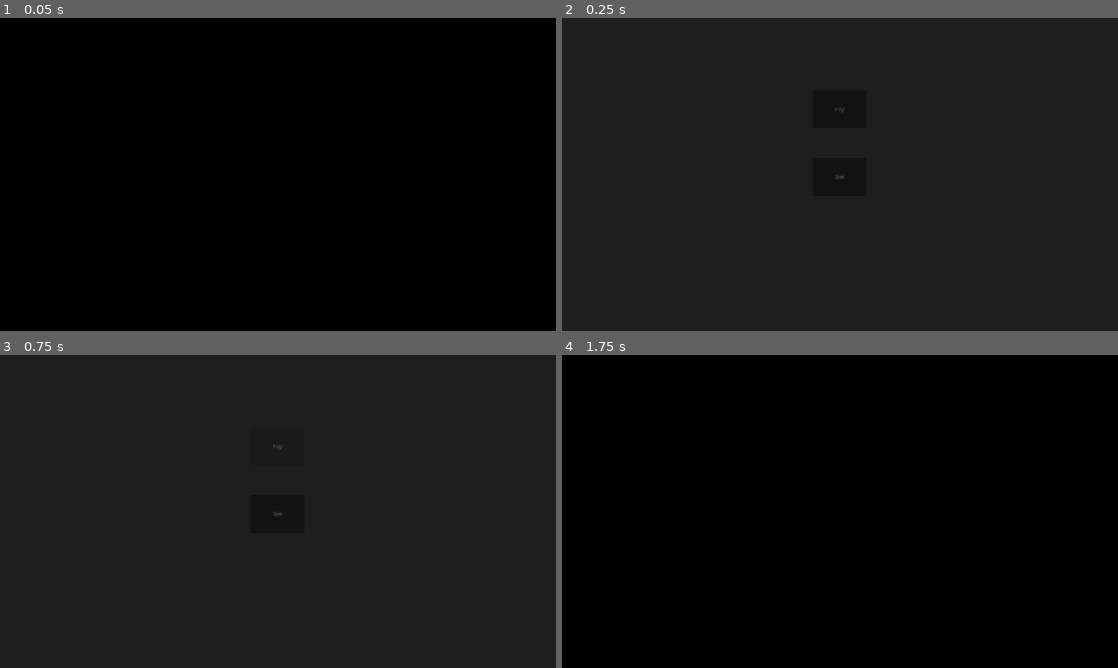
Above: before the commit, frames 1-4 (two rows, left to right).
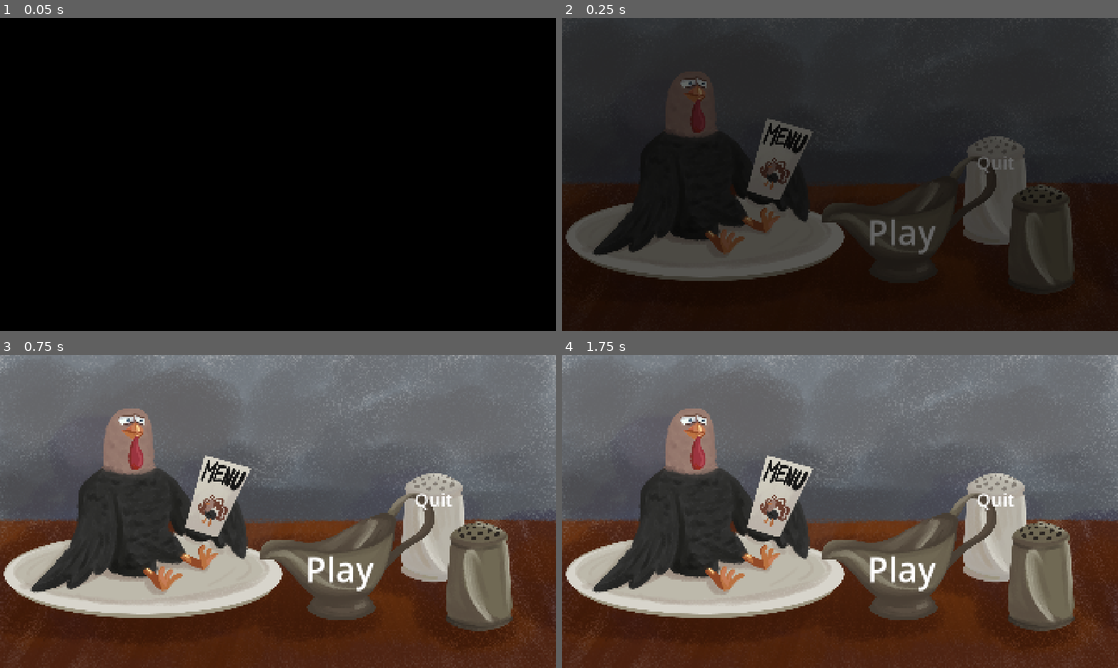
Above: after the commit, the same moments.

Repository: bustlingbungus/dev-l-up-jam-2026
Game: Godot game, scene res://Scenes/Titlescreen.tscn
Two runs of this game, one before a commit and one after it. Both use one fixed random seed, a clock stepped at 60 frames per second and the inputs below.
Inputs (mouse positions are in pixels of both pictures, inside the frame that each line leads up to):
- Up to frame 1 (0.05 s): no input
- Up to frame 2 (0.25 s): no input
- Up to frame 3 (0.75 s): click (278, 445) at 0.5 s, where only the run before the commit has a clickable "Play"
- Up to frame 4 (1.75 s): tap Enter (ui_accept) at 1.25, 1.52 s; move the mouse to (962, 495) at 1.27 s; tap Space (ui_select) at 1.35 s; click (962, 495) at 1.42 s

Frame 1 is identical in both runs. In frame 2, 28% of the frame differs, in the area x 0-100%, y 0-100%; in frame 3, 93%; in frame 4, 100%.

Commit message:
erase now only triggers on mouse down. new sprites for rulesheets

Diff:
--- a/Prefabs/Menus/Draggables/DraggableRulesheet1.tscn
+++ b/Prefabs/Menus/Draggables/DraggableRulesheet1.tscn
@@ -1,17 +1,17 @@
 [gd_scene format=3 uid="uid://cy8771lqnyykn"]
 
-[ext_resource type="Texture2D" uid="uid://boyreiq7xqw0t" path="res://Art Assets/Placeholder/MedicPFP.png" id="1_j7a7l"]
+[ext_resource type="Texture2D" uid="uid://cel0wu6u5fyfj" path="res://Art Assets/None_Restrictions_mini.png" id="1_nhlwn"]
 [ext_resource type="Script" uid="uid://d1rf8jwv4350v" path="res://Scripts/draggable_menu.gd" id="2_nhlwn"]
 [ext_resource type="PackedScene" uid="uid://dynjnpo0fep3" path="res://Prefabs/Menus/FullMenus/Rulesheet1.tscn" id="3_nhlwn"]
 [ext_resource type="AudioStream" uid="uid://cgnbwq7sa1lu3" path="res://Audio Assets/PagePickupDrop.wav" id="4_nhlwn"]
 
 [sub_resource type="RectangleShape2D" id="RectangleShape2D_1in3n"]
-size = Vector2(635.82086, 522.388)
+size = Vector2(247.7612, 304.4776)
 
 [node name="DraggableMenu" type="Sprite2D" unique_id=1353970121]
 process_mode = 3
 scale = Vector2(0.335, 0.335)
-texture = ExtResource("1_j7a7l")
+texture = ExtResource("1_nhlwn")
 script = ExtResource("2_nhlwn")
 MaximizedMenu = ExtResource("3_nhlwn")
 SubmissionTravelTime = 1.5
@@ -19,7 +19,7 @@
 [node name="Area2D" type="Area2D" parent="." unique_id=1016613155]
 
 [node name="CollisionShape2D" type="CollisionShape2D" parent="Area2D" unique_id=1858935037]
-position = Vector2(1.4925373, 1.4925241)
+position = Vector2(-1.4925258, 0)
 shape = SubResource("RectangleShape2D_1in3n")
 
 [node name="PagePickupDrop" type="AudioStreamPlayer" parent="." unique_id=46453586]
--- a/Prefabs/Menus/Draggables/DraggableRulesheet2.tscn
+++ b/Prefabs/Menus/Draggables/DraggableRulesheet2.tscn
@@ -1,25 +1,25 @@
 [gd_scene format=3 uid="uid://d4irb4yfub0rs"]
 
-[ext_resource type="Texture2D" uid="uid://boyreiq7xqw0t" path="res://Art Assets/Placeholder/MedicPFP.png" id="1_vyuw6"]
+[ext_resource type="Texture2D" uid="uid://cel0wu6u5fyfj" path="res://Art Assets/None_Restrictions_mini.png" id="1_212sm"]
 [ext_resource type="Script" uid="uid://d1rf8jwv4350v" path="res://Scripts/draggable_menu.gd" id="2_212sm"]
-[ext_resource type="PackedScene" uid="uid://hd85cye4o88s" path="res://Prefabs/Menus/FullMenus/Rulesheet2.tscn" id="3_vyuw6"]
+[ext_resource type="PackedScene" uid="uid://dmcapf2g4vqff" path="res://Prefabs/Menus/FullMenus/Rulesheet2.tscn" id="3_212sm"]
 [ext_resource type="AudioStream" uid="uid://cgnbwq7sa1lu3" path="res://Audio Assets/PagePickupDrop.wav" id="4_212sm"]
 
 [sub_resource type="RectangleShape2D" id="RectangleShape2D_1in3n"]
-size = Vector2(635.82086, 522.388)
+size = Vector2(250.74625, 301.49252)
 
 [node name="DraggableMenu" type="Sprite2D" unique_id=1353970121]
 process_mode = 3
 scale = Vector2(0.335, 0.335)
-texture = ExtResource("1_vyuw6")
+texture = ExtResource("1_212sm")
 script = ExtResource("2_212sm")
-MaximizedMenu = ExtResource("3_vyuw6")
+MaximizedMenu = ExtResource("3_212sm")
 SubmissionTravelTime = 1.5
 
 [node name="Area2D" type="Area2D" parent="." unique_id=1016613155]
 
 [node name="CollisionShape2D" type="CollisionShape2D" parent="Area2D" unique_id=1858935037]
-position = Vector2(1.4925373, 1.4925241)
+position = Vector2(0, 1.492543)
 shape = SubResource("RectangleShape2D_1in3n")
 
 [node name="PagePickupDrop" type="AudioStreamPlayer" parent="." unique_id=1813108916]
--- a/Prefabs/Menus/FullMenus/Rulesheet1.tscn
+++ b/Prefabs/Menus/FullMenus/Rulesheet1.tscn
@@ -1,45 +1,52 @@
 [gd_scene format=3 uid="uid://dynjnpo0fep3"]
 
-[ext_resource type="Texture2D" uid="uid://bjimqbhrbxryg" path="res://Art Assets/Menus/fancyish_try_blank.png" id="1_wqj4n"]
+[ext_resource type="Texture2D" uid="uid://dw7nh1erj4goy" path="res://Art Assets/None_Restrictions.png" id="1_3olte"]
 [ext_resource type="Script" uid="uid://cjxs8r8nevipf" path="res://Scripts/rulesheet.gd" id="2_dftx3"]
 [ext_resource type="PackedScene" uid="uid://dmnnmjpmf81gd" path="res://Prefabs/Words/RandomizedWord.tscn" id="3_vu0el"]
 
 [sub_resource type="RectangleShape2D" id="RectangleShape2D_1in3n"]
-size = Vector2(350, 552)
+size = Vector2(505.88235, 707.3529)
 
 [node name="Rulesheet" type="Sprite2D" unique_id=784805275 groups=["Rulesheet"]]
 z_index = -50
-texture = ExtResource("1_wqj4n")
+scale = Vector2(0.6, 0.6)
+texture = ExtResource("1_3olte")
 script = ExtResource("2_dftx3")
 ruletype = 1
 
 [node name="RandomizedWord" parent="." unique_id=63076526 instance=ExtResource("3_vu0el")]
-offset_left = -84.0
-offset_top = -121.0
-offset_right = 120.0
-offset_bottom = -94.0
+offset_left = -176.66666
+offset_top = 130.0
+offset_right = 176.66666
+offset_bottom = 190.0
 theme_override_colors/default_color = Color(0, 0, 0, 1)
+theme_override_font_sizes/normal_font_size = 32
+horizontal_alignment = 1
 Erasable = false
 
-[node name="RandomizedWord2" parent="." unique_id=2145242696 instance=ExtResource("3_vu0el")]
-offset_left = -85.0
-offset_top = -86.0
-offset_right = 119.0
-offset_bottom = -59.0
+[node name="RandomizedWord2" parent="." unique_id=1421839382 instance=ExtResource("3_vu0el")]
+offset_left = -193.33331
+offset_top = 65.00001
+offset_right = 200.0
+offset_bottom = 120.0
 theme_override_colors/default_color = Color(0, 0, 0, 1)
+theme_override_font_sizes/normal_font_size = 32
+horizontal_alignment = 1
 Erasable = false
 
 [node name="RichTextLabel" type="RichTextLabel" parent="." unique_id=2013539244]
-offset_left = -105.0
+offset_left = -219.99998
 offset_top = -231.0
-offset_right = 105.0
-offset_bottom = -159.0
+offset_right = 233.33333
+offset_bottom = 46.666656
 theme_override_colors/default_color = Color(0, 0, 0, 1)
-text = "For our feast, the following recipes will contain turkey"
+theme_override_font_sizes/normal_font_size = 48
+text = "From now on, the following items will be made using TURKEY"
 horizontal_alignment = 1
 
 [node name="Area2D" type="Area2D" parent="." unique_id=1956084323]
 
 [node name="CollisionShape2D" type="CollisionShape2D" parent="Area2D" unique_id=441280404]
-position = Vector2(1, 0)
+position = Vector2(2.8049239e-05, -2.205851)
+scale = Vector2(0.9999998, 0.9999998)
 shape = SubResource("RectangleShape2D_1in3n")
--- a/Prefabs/Menus/FullMenus/Rulesheet2.tscn
+++ b/Prefabs/Menus/FullMenus/Rulesheet2.tscn
@@ -1,44 +1,51 @@
-[gd_scene format=3 uid="uid://hd85cye4o88s"]
+[gd_scene format=3 uid="uid://dmcapf2g4vqff"]
 
-[ext_resource type="Texture2D" uid="uid://bjimqbhrbxryg" path="res://Art Assets/Menus/fancyish_try_blank.png" id="1_ml6fe"]
+[ext_resource type="Texture2D" uid="uid://dw7nh1erj4goy" path="res://Art Assets/None_Restrictions.png" id="1_ml6fe"]
 [ext_resource type="Script" uid="uid://cjxs8r8nevipf" path="res://Scripts/rulesheet.gd" id="2_8alrd"]
 [ext_resource type="PackedScene" uid="uid://dmnnmjpmf81gd" path="res://Prefabs/Words/RandomizedWord.tscn" id="3_ohftn"]
 
 [sub_resource type="RectangleShape2D" id="RectangleShape2D_1in3n"]
-size = Vector2(350, 552)
+size = Vector2(505.88235, 707.3529)
 
 [node name="Rulesheet" type="Sprite2D" unique_id=784805275 groups=["Rulesheet"]]
 z_index = -50
+scale = Vector2(0.6, 0.6)
 texture = ExtResource("1_ml6fe")
 script = ExtResource("2_8alrd")
 
-[node name="RandomizedWord2" parent="." unique_id=2145242696 instance=ExtResource("3_ohftn")]
-offset_left = -86.0
-offset_top = 83.0
-offset_right = 118.0
-offset_bottom = 110.0
+[node name="RandomizedWord" parent="." unique_id=63076526 instance=ExtResource("3_ohftn")]
+offset_left = -176.66666
+offset_top = 108.33333
+offset_right = 181.66666
+offset_bottom = 168.33331
 theme_override_colors/default_color = Color(0, 0, 0, 1)
+theme_override_font_sizes/normal_font_size = 32
+horizontal_alignment = 1
 Erasable = false
 
-[node name="RandomizedWord3" parent="." unique_id=1738702111 instance=ExtResource("3_ohftn")]
-offset_left = -87.0
-offset_top = 119.0
-offset_right = 117.0
-offset_bottom = 146.0
+[node name="RandomizedWord2" parent="." unique_id=1421839382 instance=ExtResource("3_ohftn")]
+offset_left = -186.66666
+offset_top = 36.666664
+offset_right = 186.66666
+offset_bottom = 91.66665
 theme_override_colors/default_color = Color(0, 0, 0, 1)
+theme_override_font_sizes/normal_font_size = 32
+horizontal_alignment = 1
 Erasable = false
 
 [node name="RichTextLabel" type="RichTextLabel" parent="." unique_id=2013539244]
-offset_left = -105.0
+offset_left = -208.33331
 offset_top = -231.0
-offset_right = 105.0
-offset_bottom = -137.0
+offset_right = 213.33331
+offset_bottom = 23.333328
 theme_override_colors/default_color = Color(0, 0, 0, 1)
-text = "The following items will be made with meat alternatives, or WITHOUT turkey:"
+theme_override_font_sizes/normal_font_size = 40
+text = "Henceforth, these recipes will be made with VEGAN SUBSTITUTES"
 horizontal_alignment = 1
 
 [node name="Area2D" type="Area2D" parent="." unique_id=1956084323]
 
 [node name="CollisionShape2D" type="CollisionShape2D" parent="Area2D" unique_id=441280404]
-position = Vector2(1, 0)
+position = Vector2(2.8049239e-05, -2.205851)
+scale = Vector2(0.9999998, 0.9999998)
 shape = SubResource("RectangleShape2D_1in3n")
--- a/Scenes/Titlescreen.tscn
+++ b/Scenes/Titlescreen.tscn
@@ -3,6 +3,7 @@
 [ext_resource type="Script" uid="uid://70qtaexi8dtd" path="res://Scripts/titlescreen.gd" id="1_que75"]
 [ext_resource type="Script" uid="uid://d33kbtc5jfvxk" path="res://Scripts/screenfade.gd" id="3_pwk6s"]
 [ext_resource type="PackedScene" uid="uid://c874niwsfs1ci" path="res://Scenes/IntroCutscene.tscn" id="3_yvq8y"]
+[ext_resource type="Texture2D" uid="uid://xree0yo8ddn0" path="res://Art Assets/None_Turkey.png" id="4_yvq8y"]
 
 [node name="Titlescreen" type="Control" unique_id=965093756]
 layout_mode = 3
@@ -25,20 +26,48 @@
 InvertFade = true
 
 [node name="PlayButton" type="Button" parent="." unique_id=851801130]
+modulate = Color(1, 1, 1, 0)
 layout_mode = 0
-offset_left = 865.0
-offset_top = 250.0
-offset_right = 1053.0
-offset_bottom = 381.0
+offset_left = 982.875
+offset_top = 611.475
+offset_right = 1361.8754
+offset_bottom = 865.475
+theme_override_font_sizes/font_size = 109
 text = "Play"
 
+[node name="PlayText" type="RichTextLabel" parent="." unique_id=1170041720]
+layout_mode = 0
+offset_left = 982.875
+offset_top = 611.475
+offset_right = 1361.8754
+offset_bottom = 865.475
+mouse_filter = 2
+theme_override_font_sizes/normal_font_size = 118
+text = "Play"
+horizontal_alignment = 1
+vertical_alignment = 1
+
 [node name="ExitButton" type="Button" parent="." unique_id=326226374]
+modulate = Color(1, 1, 1, 0)
 layout_mode = 0
-offset_left = 865.0
-offset_top = 482.0
-offset_right = 1053.0
-offset_bottom = 613.0
+offset_left = 1413.0
+offset_top = 413.0
+offset_right = 1581.0
+offset_bottom = 584.0
+theme_override_font_sizes/font_size = 68
 text = "Quit"
+
+[node name="QuitText" type="RichTextLabel" parent="." unique_id=564522243]
+layout_mode = 0
+offset_left = 1413.0
+offset_top = 413.0
+offset_right = 1581.0
+offset_bottom = 584.0
+mouse_filter = 2
+theme_override_font_sizes/normal_font_size = 63
+text = "Quit"
+horizontal_alignment = 1
+vertical_alignment = 1
 
 [node name="FadeIn" type="ColorRect" parent="." unique_id=1601001637]
 visible = false
@@ -54,4 +83,9 @@
 FadeTime = 0.25
 autoFadeOnStart = true
 
+[node name="NoneTurkey" type="Sprite2D" parent="." unique_id=1105079365]
+z_index = -1000
+position = Vector2(960, 540)
+texture = ExtResource("4_yvq8y")
+
 [connection signal="pressed" from="PlayButton" to="." method="PlayButton"]
--- a/Scenes/main_playspace.tscn
+++ b/Scenes/main_playspace.tscn
@@ -104,6 +104,7 @@
 stream = ExtResource("10_bknpk")
 
 [node name="Score" type="ColorRect" parent="." unique_id=548729549]
+z_index = 4010
 offset_left = 41.0
 offset_top = 26.0
 offset_right = 529.0
@@ -130,6 +131,7 @@
 text = "Failed Menus: 0"
 
 [node name="Controls" type="ColorRect" parent="." unique_id=352014707]
+z_index = 4010
 offset_left = 6.0
 offset_top = 959.0
 offset_right = 1495.0
@@ -147,7 +149,7 @@
 
 [node name="Fade" type="ColorRect" parent="." unique_id=329495511]
 visible = false
-z_index = 4000
+z_index = 4096
 offset_right = 1927.0
 offset_bottom = 1085.0
 mouse_filter = 2
@@ -159,15 +161,16 @@
 autoFadeOnStart = true
 
 [node name="HandFollower" parent="." unique_id=1480644634 groups=["hand_follower"] instance=ExtResource("11_ovpdj")]
-z_index = 3000
+z_index = 4005
 position = Vector2(-1405, -292)
 
 [node name="Submissionbin" type="Node2D" parent="." unique_id=1818213912]
+z_index = 2000
 position = Vector2(1721, 930)
 scale = Vector2(1.205, 1.205)
 
 [node name="TrashBin" type="Sprite2D" parent="Submissionbin" unique_id=887990491]
-z_index = -1
+z_index = -2001
 scale = Vector2(0.475, 0.475)
 texture = ExtResource("13_rccvq")
 
@@ -177,6 +180,7 @@
 texture = ExtResource("14_6g7y0")
 
 [node name="ColorRect2" type="ColorRect" parent="." unique_id=279085663]
+z_index = 4010
 offset_left = 814.0
 offset_top = 214.0
 offset_right = 1108.0
@@ -205,7 +209,7 @@
 
 [node name="GameOverFallGamejam" type="Sprite2D" parent="." unique_id=265138160 node_paths=PackedStringArray("fadeCover")]
 visible = false
-z_index = 3500
+z_index = 4015
 position = Vector2(960, 540)
 texture = ExtResource("16_apqes")
 script = ExtResource("17_uj7a5")
--- a/Scripts/MenuWord.gd
+++ b/Scripts/MenuWord.gd
@@ -17,7 +17,7 @@
 
 # Called every frame. 'delta' is the elapsed time since the previous frame.
 func _process(delta: float) -> void:
-	if (Input.is_mouse_button_pressed(MOUSE_BUTTON_RIGHT)):
+	if (Input.is_action_just_pressed("ui_select")):
 		if (_mouse_hover && !_triggered && Erasable):
 			_triggered = true
 			if (menuRef != null):
--- a/Scripts/gamemode.gd
+++ b/Scripts/gamemode.gd
@@ -55,7 +55,8 @@
 	if (best_menu != null):
 		best_menu.MakeDragged()
 
-		var _high_z = _find_highest_z_menu(self, -1) + 1
+		# this is a stupid magic number, because I don't understand my own god damn code
+		var _high_z = _find_highest_z_menu(self, -1) + 100
 		best_menu.z_index = _high_z
 		best_menu.maximized_menu.z_index = _high_z
 
--- a/project.godot
+++ b/project.godot
@@ -37,6 +37,13 @@
 , Object(InputEventMouseButton,"resource_local_to_scene":false,"resource_name":"","device":-1,"window_id":0,"alt_presse …(248 unchanged characters)…
 ]
 }
+ui_select={
+"deadzone": 0.5,
+"events": [Object(InputEventJoypadButton,"resource_local_to_scene":false,"resource_name":"","device":-1,"button_index":3,"pressure":0.0,"pressed":false,"script":null)
+, Object(InputEventKey,"resource_local_to_scene":false,"resource_name":"","device":16,"window_id":0,"alt_pressed":false,"shift_pressed":false,"ctrl_pressed":false,"meta_pressed":false,"pressed":false,"keycode":32,"physical_keycode":0,"key_label":0,"unicode":32,"location":0,"echo":false,"script":null)
+, Object(InputEventMouseButton,"resource_local_to_scene":false,"resource_name":"","device":-1,"window_id":0,"alt_pressed":false,"shift_pressed":false,"ctrl_pressed":false,"meta_pressed":false,"button_mask":2,"position":Vector2(330, 19),"global_position":Vector2(339, 67),"factor":1.0,"button_index":2,"canceled":false,"pressed":true,"double_click":false,"script":null)
+]
+}
 
 [physics]
 
Binary file added: Art Assets/None_Restrictions.png
Not shown, added: Art Assets/None_Restrictions.png.import
Binary file added: Art Assets/None_Restrictions_mini.png
Not shown, added: Art Assets/None_Restrictions_mini.png.import
Binary file added: Art Assets/None_Turkey.png
Not shown, added: Art Assets/None_Turkey.png.import
